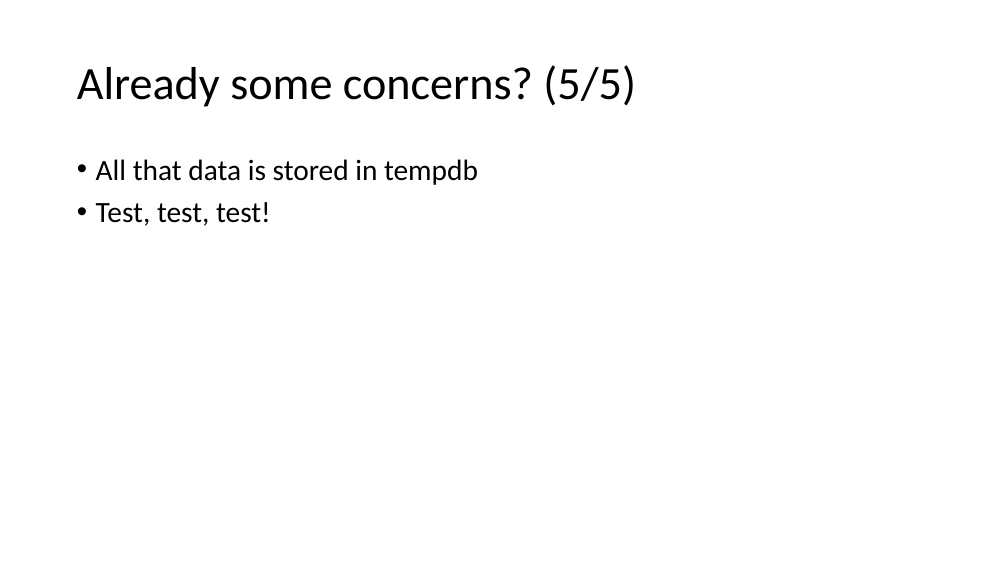
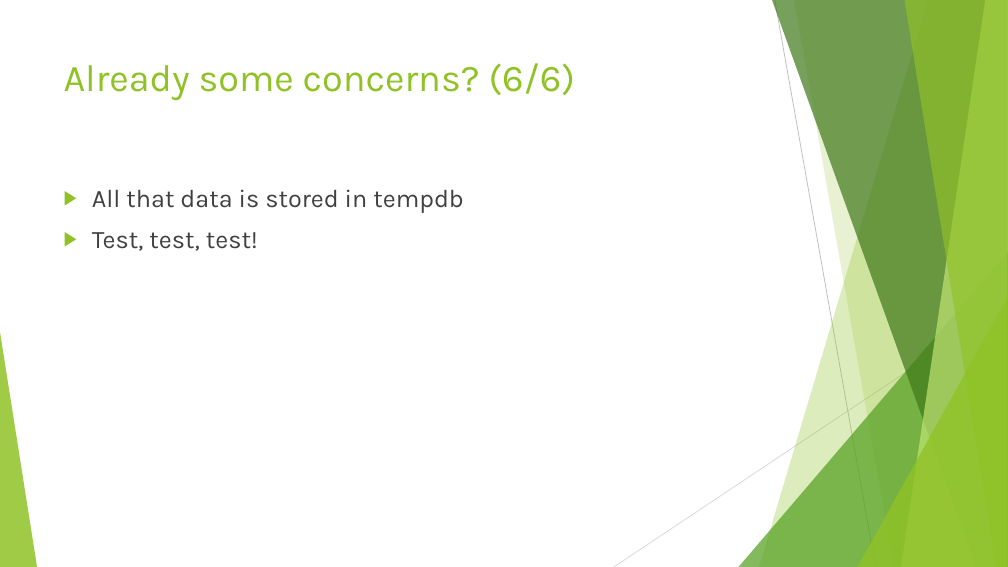
Before and after one commit to jbfoushee/MyPresentations, a slide deck: slide 19 of Datatables_and_Dataframes_to_SQL_Procs/User-defined Table Types.pptx. Drawn at 1008x567 pixels with LibreOffice and Linux fonts; fonts in the diff are those of the drawing. Boxes give left, top, right and bottom in pixels: in the first picture for what was removed or moved away, otherwise in the second. Text is boxed around its words. In the diff, an @@ line names an element or a change of style, - is before the commit and + after.

```diff
--- a/Datatables_and_Dataframes_to_SQL_Procs/User-defined Table Types.pptx
+++ b/Datatables_and_Dataframes_to_SQL_Procs/User-defined Table Types.pptx
@@ title "Already some concerns? (6/6)" at <box>64,63,575,101</box>: vertical alignment middle to top @@
@@ title at <box>64,63,575,101</box>: text changed; size 44 to 36 pt; font Calibri to Karla; text colour #000000 to #90C226 @@
-Already some concerns? (5/5)
+Already some concerns? (6/6)
@@ text "All that data is stored ...": place and size @@
-text "All that data is stored ..." at <box>96,159,478,226</box>
+text "All that data is stored ..." at <box>92,189,464,251</box>
@@ text "All that data is stored ..." at <box>92,189,464,251</box>: size 28 to 24 pt, font Calibri to Karla, text colour #000000 to #404040; bullet • to ▶; line spacing 0.9 to 1 @@
@@ group added at <box>0,0,1008,567</box>: 5 freeform shapes, 3 triangles, 2 lines @@
```
Also in this commit, not shown: 17 other slides changed, 1 slide added, 1 slide removed.
